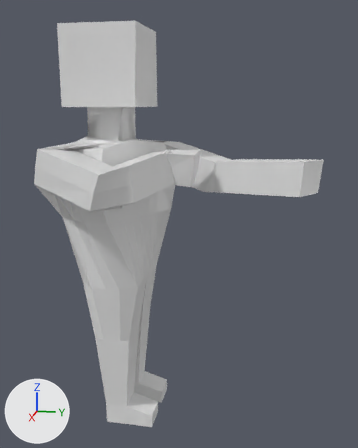
One commit to the glTF model Models/Robots/Robot0004.glb: the scene before it, then after it.
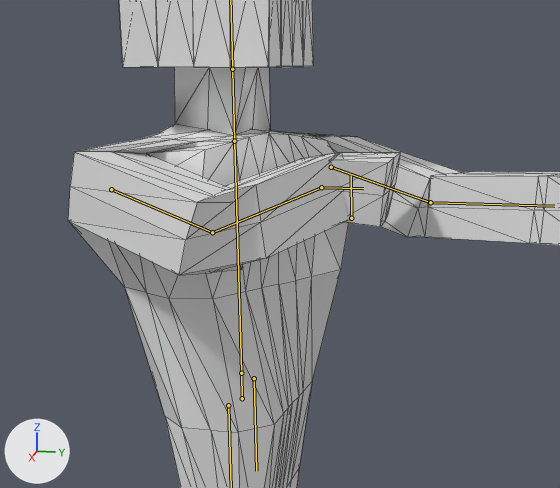
Each version appears first whole from a camera (50 mm lens) standing at (7.13, 2.35, 1.62) and looking at (0.21, 0.97, -0.11), and next in a close-up on the part from 0% to 79% of the width and 16% to 71% of the height. Lighting does not change. The marker at lower left points along +X, +Y and +Z. The last two pictures show the newer version. Both versions are drawn at frame 5 of the action 'holding_r'; the numbers are the values there. The bones that change, and the others that lie on the model, are drawn over the model as lines in the close-ups. The close-ups show mesh edges as thin lines.

The first close-up shows 'Body'.
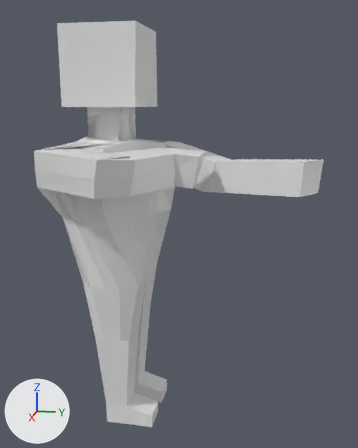
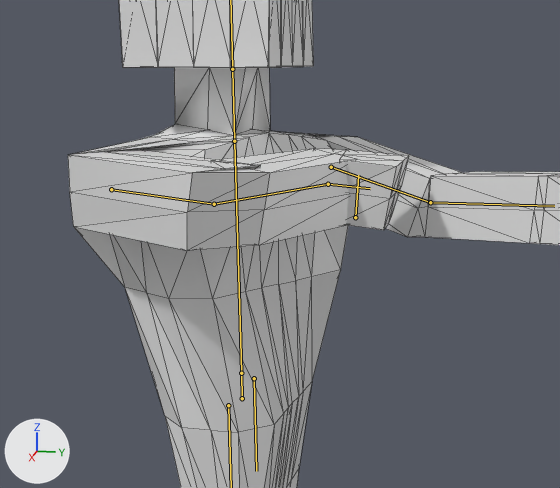
Changed parts and their boxes [x1, y1, x2, y2] in the close-ups (560 x 488 px):
'Body', posed
    both: [68, 0, 560, 488]
bone 'UpperArm.R', root to tip
    before: (111, 189) to (212, 232)
    after: (111, 189) to (214, 204)
bone 'LowerArm.R', root to tip
    before: (212, 232) to (321, 187)
    after: (214, 204) to (328, 184)
bone 'Hand.R', root to tip
    before: (321, 187) to (363, 188)
    after: (328, 184) to (370, 188)

The change in detail:
Bone 'UpperArm.R' (bone_upperarm_r) turns from (-95, -9, 5) to (-94, 0, -1) degrees about its own x, y and z.
Bone 'LowerArm.R' (bone_lowerarm_r) turns from (-91, 15, 21) to (-93, 1, -4) degrees about its own x, y and z.
Bone 'Hand.R' (bone_hand_r) turns from (63, 12, -7) to (63, 0, -1) degrees about its own x, y and z.
